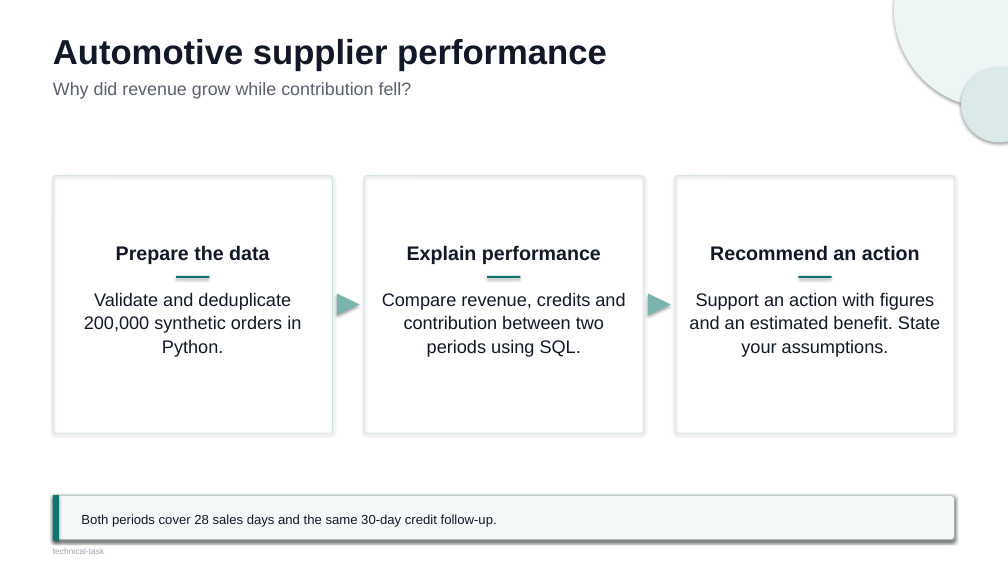
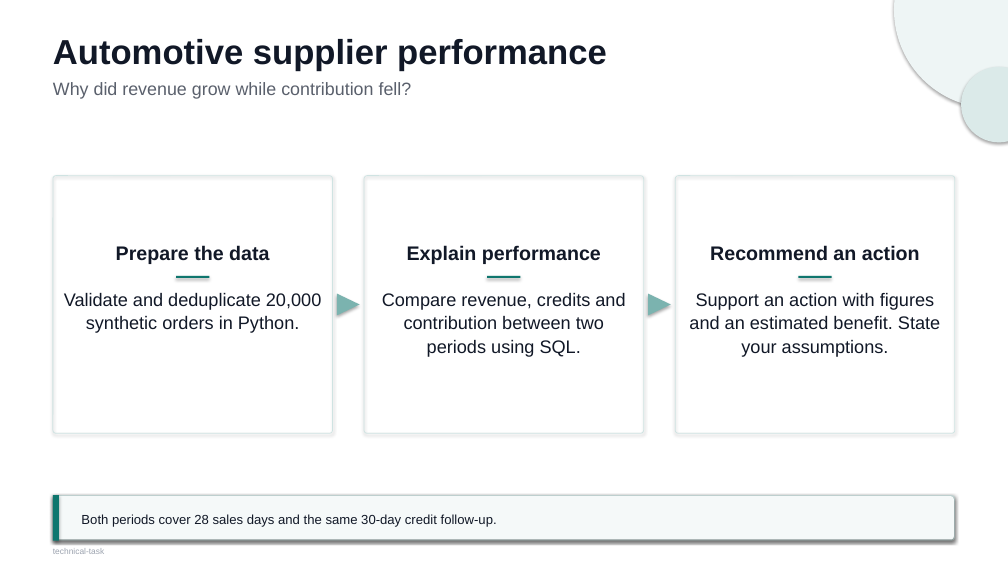
Before and after one commit to Jasonada13/ai-solutions-intern-task, a slide deck: slide 2 of docs/technical-task.pptx. Drawn at 1008x567 pixels with LibreOffice and Linux fonts; fonts in the diff are those of the drawing. Boxes give left, top, right and bottom in pixels: in the first picture for what was removed or moved away, otherwise in the second. Text is boxed around its words. In the diff, an @@ line names an element or a change of style, - is before the commit and + after.

Commit message:
feat(task): reduce the default dataset to 20,000 orders

```diff
--- a/docs/technical-task.pptx
+++ b/docs/technical-task.pptx
@@ text at bbox=[64, 293, 321, 333]: text changed @@
-Validate and deduplicate 200,000 synthetic orders in Python.
+Validate and deduplicate 20,000 synthetic orders in Python.
```
Also in this commit, not shown: 6 other files.
